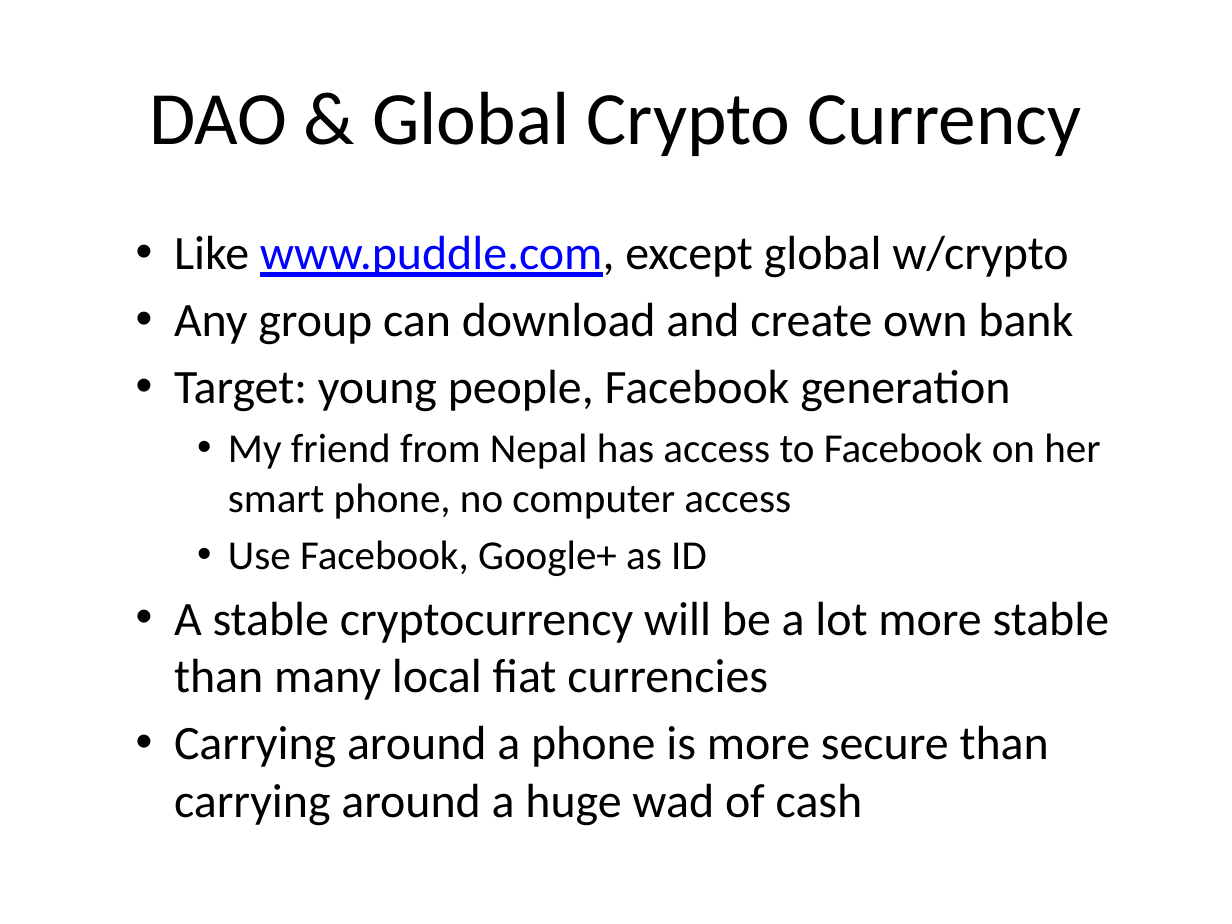
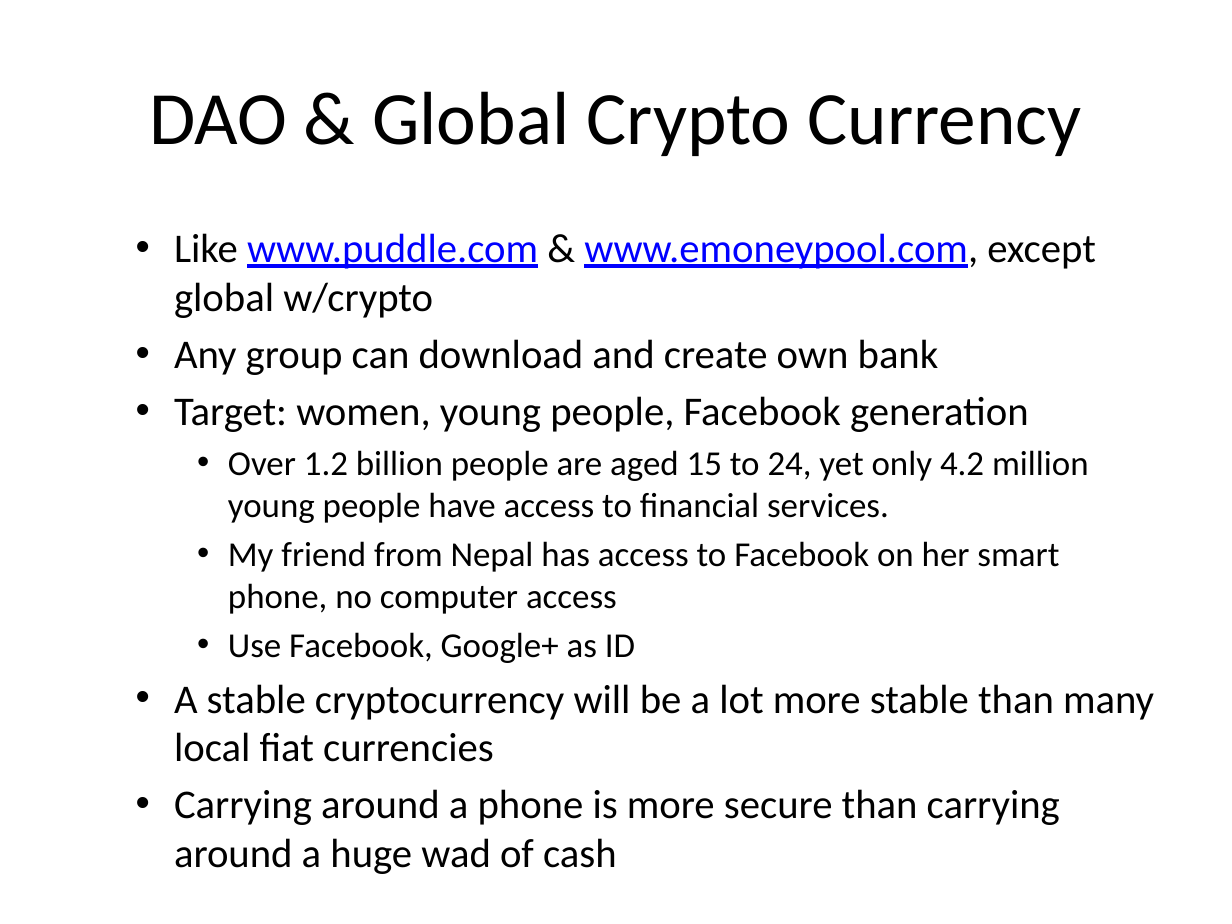
Before and after one commit to huang-pan/village-bank, a slide deck: slide 11 of Village Bank.pptx (slide 8 before the commit). Drawn at 1232x924 pixels with LibreOffice and Linux fonts; fonts in the diff are those of the drawing. Boxes give left, top, right and bottom in pixels: in the first picture for what was removed or moved away, otherwise in the second. Text is boxed around its words. In the diff, an @@ line names an element or a change of style, - is before the commit and + after.

```diff
--- a/Village Bank.pptx
+++ b/Village Bank.pptx
@@ text at bbox=[174, 233, 1096, 318]: text changed; size 28 to 23.8 pt; text colour #000000 to #0000FF @@
-  • Like www.puddle.com, except global w/crypto
+  • Like www.puddle.com & www.emoneypool.com, except global w/crypto
@@ text at bbox=[174, 339, 1154, 825]: size 28 to 23.8 pt in "Any group can download and create own ...", "A stable cryptocurrency will be a lot ...", "Carrying around a phone is more secure ..."; size 24 to 20.4 pt in "My friend from Nepal has access to ...", "Use Facebook, Google+ as ID" @@
@@ text at bbox=[174, 396, 1089, 523]: text changed; size 28 to 20.4 pt @@
-  • Target: young people, Facebook generation
+  • Target: women, young people, Facebook generation
+    • Over 1.2 billion people are aged 15 to 24, yet only 4.2 million young people have access to financial services.
```
Also in this commit, not shown: 5 other slides changed, 3 slides added, 2 other files.
